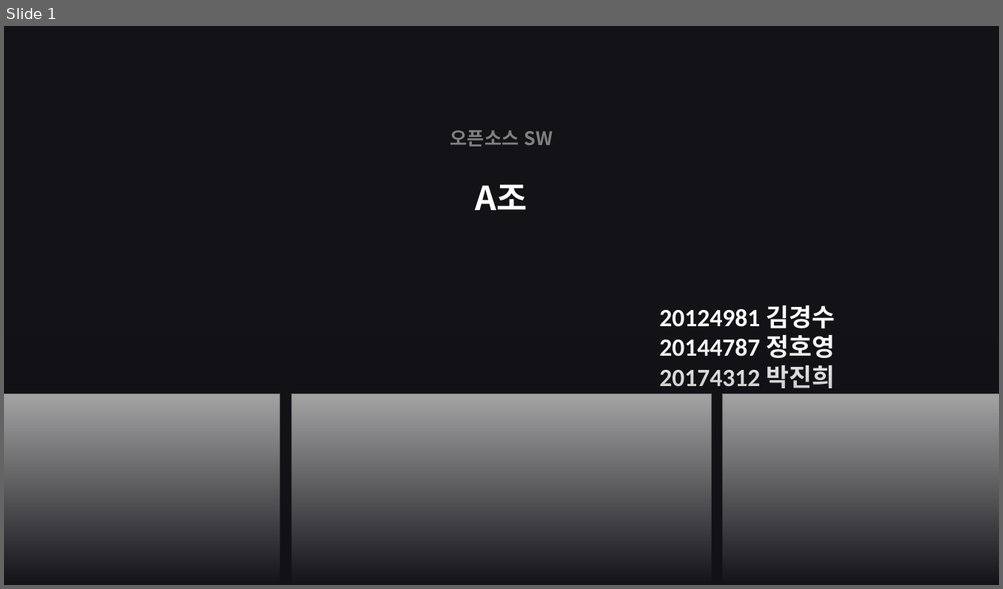
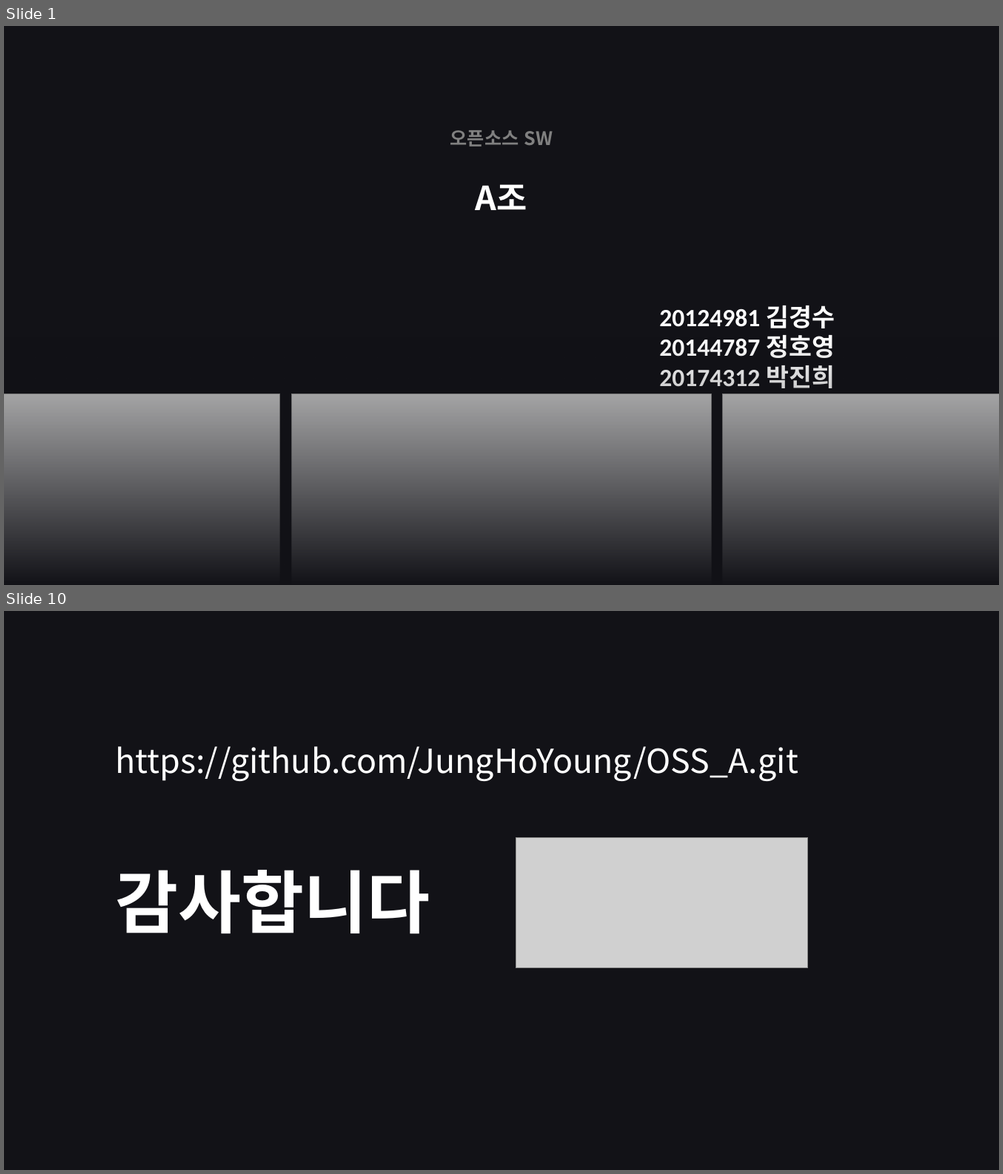
Before and after one commit to JungHoYoung/OSS_A, a slide deck: OSS_A조 - MineSweeper.pptx. Shown one above the other, each under a label of ours: slide 1 before the commit, slides 1 and 10 after it; the slides between them are not shown. The pictures are 1003x589 and 1003x1174 pixels, drawn with LibreOffice and Linux fonts; fonts in the diff are those of the drawing; grey boxes stand for pictures. Boxes give left, top, right and bottom in pixels: in the first picture for what was removed or moved away, otherwise in the second. Text is boxed around its words. In the diff, an @@ line names an element or a change of style, - is before the commit and + after.

```diff
--- a/OSS_A조 - MineSweeper.pptx
+++ b/OSS_A조 - MineSweeper.pptx
@@ slide 10 added at (x1=4, y1=611, x2=999, y2=1170), background #FFFFFF; not listed: 1 template element that a slide beside it also shows @@
@@ text added at (x1=115, y1=746, x2=797, y2=782), 32 pt, text #FFFFFF @@
+https://github.com/JungHoYoung/OSS_A.git
@@ picture added at (x1=516, y1=838, x2=808, y2=968) @@
@@ text added at (x1=115, y1=870, x2=430, y2=934), 66 pt, text #FFFFFF, bold @@
+감사합니다
```
Also in this commit, not shown: 8 other slides added, 1 slide removed.
